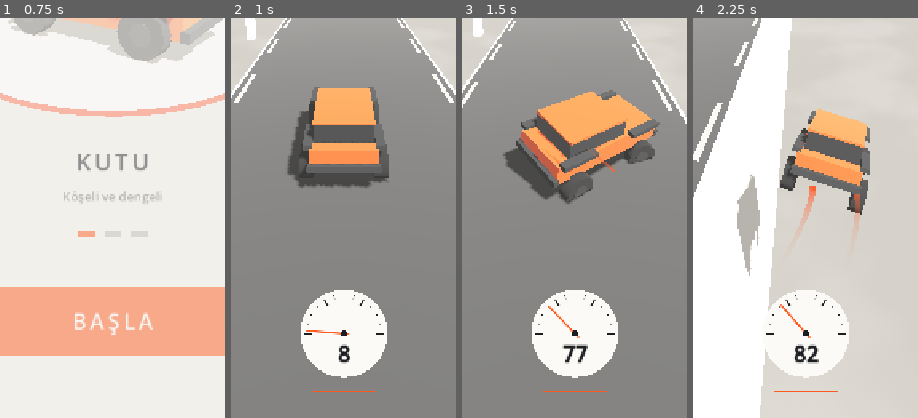
Above: before the commit, frames 1-4 (left to right).
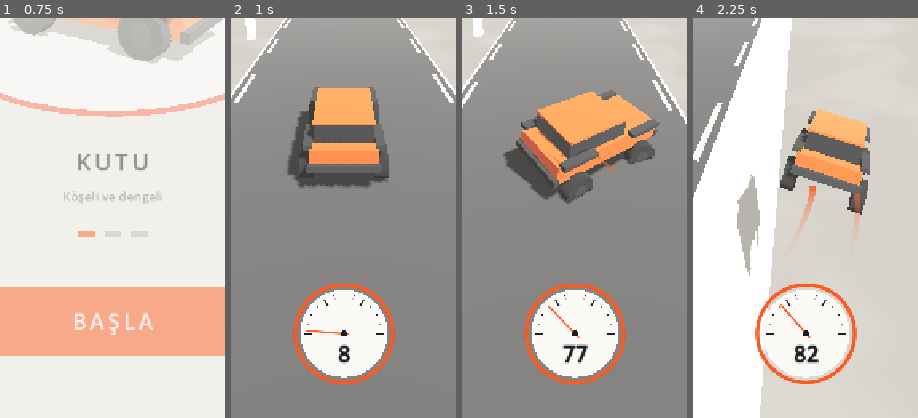
Above: after the commit, the same moments.

Repository: basarbellisan/Runny
Game: Godot game, scene res://scenes/menu.tscn
Same seed, same stepped clock (60 frames per second), same inputs: the game is played once before the commit and once after it.
Inputs (mouse positions are % of the whole screen's width and height, from its top left):
- Up to frame 1 (0.75 s): click "BAŞLA" at 0.5 s
- Up to frame 2 (1 s): no input
- Up to frame 3 (1.5 s): tap Enter at 1.25, 1.35 s; move the mouse to (72, 45) at 1.27 s; hold D from 1.28 s (still down); click (72, 45) at 1.42 s
- Up to frame 4 (2.25 s): tap Space at 1.52 s; release D at 2 s; drag from (30, 55) to (45, 70) at 2.02 s
The pictures show only the part of the screen within x 25-75%, y 50-100%; the shares and areas given below are measured in that part.

Frame 1 is identical in both runs. In frame 2, 1.4% of the frame differs, in the area x 27-73%, y 66-94%; in frame 3, 1.4%; in frame 4, 1.5%.

Commit message:
Fuel shown as a ring around the gauge
Two colours only: a dark track and an orange fill that grows clockwise
from the top while refilling and shrinks while the rocket burns. Square
gauge styles get a bar under them instead. Replaces the thin line under
the gauge.

Co-Authored-By: Claude Opus 5.5 <noreply@anthropic.com>
Claude-Session: https://claude.ai/code/session_016S88RPn945sNcGg6oLe6PH

Diff:
--- a/scripts/game.gd
+++ b/scripts/game.gd
@@ -138,7 +138,7 @@
 	hud.set_energy(energy / MAX_ENERGY)
 	var driving := car.mode == Car.Mode.DRIVE
 	hud.set_speed(car.forward_speed * car.surface_drag if driving else -car.velocity.z, car.speed, car.boost_level, driving)
-	hud.set_fuel(car.fuel, car.burning)
+	hud.set_fuel(car.fuel)
 	_update_hint()
 	clouds.position = Vector3(car.global_position.x, CLOUD_LAYER_Y, car.global_position.z)
 
--- a/scripts/hud.gd
+++ b/scripts/hud.gd
@@ -18,9 +18,7 @@
 var speedometer: Speedometer
 var _speedo: Speedometer
 var _speedo_shown := true
-const FUEL_WIDTH := 100.0
-var _fuel_back: ColorRect
-var _fuel_fill: ColorRect
+
 var _hint_tween: Tween
 var _over: Control
 var _over_bg: ColorRect
@@ -56,18 +54,6 @@
 	_speedo.offset_top = -230
 	_speedo.offset_bottom = -40
 	speedometer = _speedo
-	# Roket yakıtı: kadranın altında ince çizgi (dolunca turuncu)
-	_fuel_back = ColorRect.new()
-	_fuel_back.mouse_filter = Control.MOUSE_FILTER_IGNORE
-	_fuel_back.color = Color(Palette.GRAPHITE, 0.25)
-	_fuel_back.position = Vector2(60, 186)
-	_fuel_back.size = Vector2(FUEL_WIDTH, 4)
-	_speedo.add_child(_fuel_back)
-	_fuel_fill = ColorRect.new()
-	_fuel_fill.mouse_filter = Control.MOUSE_FILTER_IGNORE
-	_fuel_fill.position = _fuel_back.position
-	_fuel_fill.size = _fuel_back.size
-	_speedo.add_child(_fuel_fill)
 	set_mood(0.0)
 	hint("SOLA DOKUN      |      SAĞA DOKUN", 3.0)
 
@@ -190,15 +176,9 @@
 		create_tween().tween_property(_speedo, "modulate:a", 1.0 if show else 0.0, 0.4)
 
 
-## Roket yakıtı (0-1). Doluyken turuncu, dolarken gri, yanarken beyaz
-func set_fuel(fuel: float, burning: bool) -> void:
-	_fuel_fill.size.x = FUEL_WIDTH * fuel
-	if burning:
-		_fuel_fill.color = Palette.SNOW
-	elif fuel >= 0.999:
-		_fuel_fill.color = Palette.ACCENT
-	else:
-		_fuel_fill.color = Palette.SLATE
+## Roket yakıtı (0-1): kadranı çevreleyen halka
+func set_fuel(fuel: float) -> void:
+	_speedo.set_fuel(fuel)
 
 
 func show_energy(visible_: bool) -> void:
--- a/scripts/speedometer.gd
+++ b/scripts/speedometer.gd
@@ -16,6 +16,9 @@
 		style = v
 		queue_redraw()
 
+## Roket yakıtı (0-1): kadranı çevreleyen halka. Tepeden saat yönünde dolar,
+## gaza basınca azalır. İki renk: koyu iz + turuncu dolgu.
+var fuel := 1.0
 var _shown_kmh := 0.0
 var _needle_v := 0.0
 var _kmh := 0.0
@@ -34,6 +37,10 @@
 ## kmh: gerçek hız (gaz dahil)
 func set_values(kmh: float, _base_kmh: float = 0.0, _boost: float = 0.0) -> void:
 	_kmh = kmh
+
+
+func set_fuel(value: float) -> void:
+	fuel = clampf(value, 0.0, 1.0)
 
 
 ## Test/görsel için: ibreyi beklemeden doğrudan bu hıza getir
@@ -120,6 +127,24 @@
 			draw_arc(c, 56, deg_to_rad(135), deg_to_rad(135 + 270 * t), 72, orange, 9.0, true)
 			_text(speed, c + Vector2(0, 4), 36, white)
 			_text("KM/SA", c + Vector2(0, 30), 12, Color(white, 0.5))
+	_draw_fuel(c)
+
+
+## Yakıt halkası: yuvarlak kadranlarda çevresinde, köşeli olanlarda altında çubuk
+func _draw_fuel(c: Vector2) -> void:
+	var track := Color(BLACK, 0.3)
+	var ring := {1: [c, 78.0], 2: [c, 78.0], 4: [c, 78.0], 5: [c + Vector2(0, 14), 76.0],
+		7: [c, 80.0], 8: [c, 80.0], 10: [c, 76.0]}
+	if ring.has(style):
+		var center: Vector2 = ring[style][0]
+		var r: float = ring[style][1]
+		draw_arc(center, r, 0.0, TAU, 96, track, 5.0, true)
+		if fuel > 0.002:
+			draw_arc(center, r, -PI * 0.5, -PI * 0.5 + TAU * fuel, 96, Palette.ACCENT, 5.0, true)
+		return
+	var bar := Rect2(c + Vector2(-60, 56), Vector2(120, 5))
+	draw_rect(bar, track)
+	draw_rect(Rect2(bar.position, Vector2(bar.size.x * fuel, bar.size.y)), Palette.ACCENT)
 
 
 ## Çentikli kadran ve ibre. start/sweep derece (0 = saat 3, 180 = saat 9).
Not shown, added: tools/fuel_designs.gd.uid
Not shown, changed: README.md
